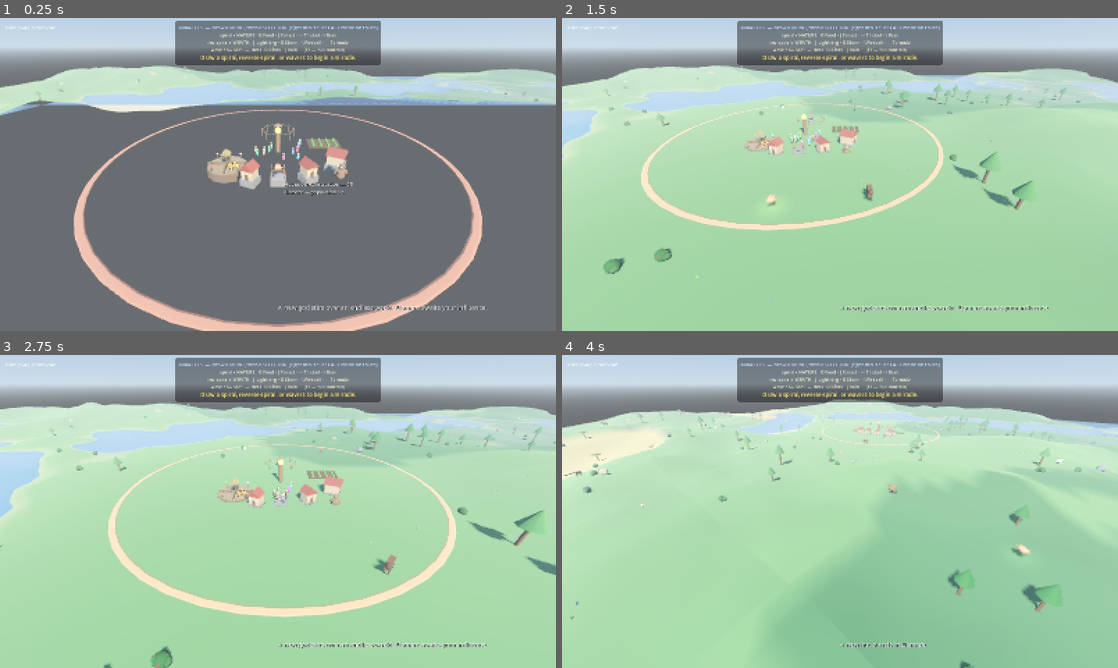
Above: before the commit, frames 1-4 (two rows, left to right).
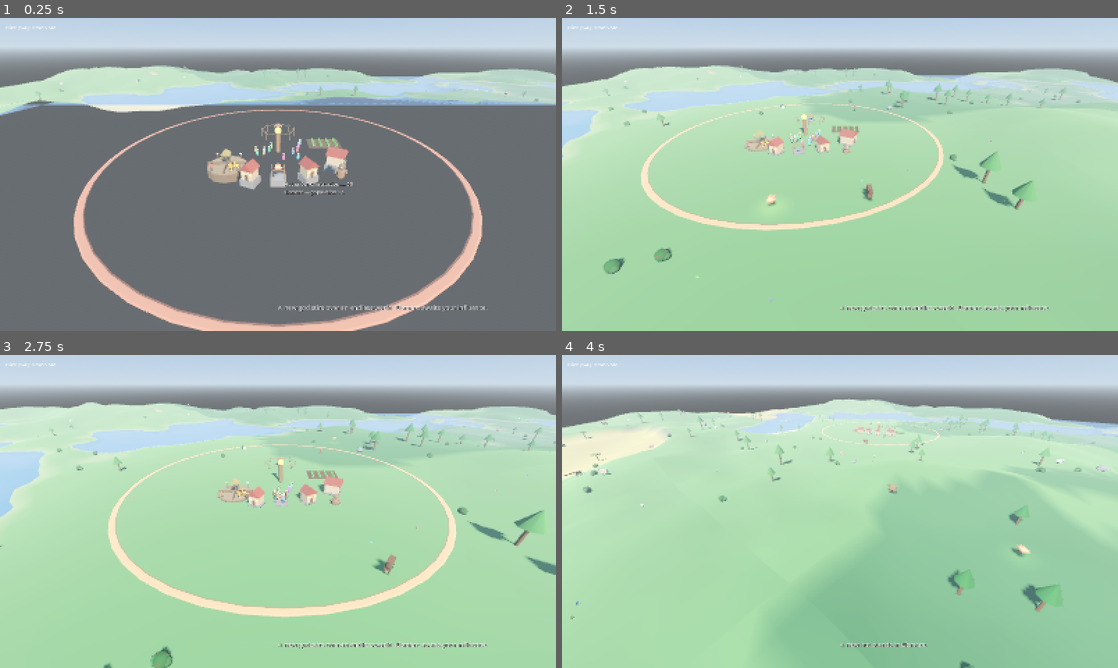
Above: after the commit, the same moments.

Repository: tjloman/tjloman
Game: Godot game, scene res://scenes/main.tscn
The game is run twice, just before and just after one commit, with the same random seed, the same clock (stepped at 60 frames per second) and the same inputs.
Inputs (mouse positions are in pixels of both pictures, inside the frame that each line leads up to):
- Up to frame 1 (0.25 s): no input
- Up to frame 2 (1.5 s): move the mouse to (962, 158) at 0.52 s; hold Right 0.53-1.25 s; hold S (cam_back) 0.53-1.25 s; click (962, 158) at 0.67 s; drag from (728, 190) to (812, 237) at 1.27 s
- Up to frame 3 (2.75 s): move the mouse to (333, 442) at 2.02 s; hold Right from 2.03 s (still down); hold A (cam_left) from 2.03 s (still down); click (333, 442) at 2.17 s
- Up to frame 4 (4 s): release Right at 2.75 s; release A (cam_left) at 2.75 s; drag from (812, 574) to (673, 464) at 2.77 s; move the mouse to (1006, 558) at 3.52 s; hold Left from 3.53 s (still down); hold Q (cam_rotate_left) from 3.53 s (still down); click (1006, 558) at 3.67 s

The runs differ from the first frame. In frame 1, 5.2% of the frame differs, in the area x 31-69%, y 0-16%; in frame 2, 5.2%; in frame 3, 5.2%; in frame 4, 5.2%.

Commit message:
Store bundles (grab many at once); miracle guide only shows while casting
Store batch withdraw: one grab of a storehouse quarter now pulls a whole
armful — up to 10 units — as a single carriable bundle (FoodItem/ResourceItem
gained a `count`), scaled up a bit and hover-labelled "×N". Dropping or
throwing it onto a store banks all N. No per-unit tapping, no extra GUI — the
touch-friendly answer to moving resources in bulk.

Miracle guide decluttered: the MIRACLES panel at the top is hidden by default
and only appears while you're actually casting — CAST mode on touch, or the
right mouse button held on desktop — lingering ~5s after (and whenever a cast
hint fires) so the last step stays readable, then tucking away.

Co-Authored-By: Claude Opus 4.8 <noreply@anthropic.com>
Claude-Session: https://claude.ai/code/session_01NqBKfyc5c6bViy6kUi2S7P

Diff:
--- a/scripts/ui/hud.gd
+++ b/scripts/ui/hud.gd
@@ -16,6 +16,8 @@
 var _message_label: Label
 var _message_timer := 0.0
 var _help_panel: PanelContainer
+var _miracle_panel: PanelContainer
+var _miracle_show := 0.0   # seconds the miracle panel stays up
 var _cast_label: Label
 var _creature_panel: PanelContainer
 var _creature_label: Label
@@ -60,6 +62,8 @@
 ## noise of the world (world announcements go elsewhere and can't erase it).
 func _build_miracle_panel() -> void:
 	var panel := PanelContainer.new()
+	_miracle_panel = panel
+	panel.visible = false   # shown only while casting (see _process)
 	panel.set_anchors_and_offsets_preset(
 		Control.PRESET_CENTER_TOP, Control.PRESET_MODE_MINSIZE, 8)
 	panel.grow_horizontal = Control.GROW_DIRECTION_BOTH
@@ -286,11 +290,29 @@
 	_hover_label.position = _hover_label.get_viewport().get_mouse_position() + Vector2(18, 18)
 
 	_update_creature_panel()
+	_update_miracle_panel(delta)
 
 	if _message_timer > 0.0:
 		_message_timer -= delta
 		if _message_timer <= 0.0:
 			_message_label.text = ""
+
+
+## The miracle guide is only up while you're actually casting: on touch, when
+## CAST mode is on; on desktop, while the right mouse button is held. Either
+## way it lingers ~5s after (and whenever a cast hint fires) so you can read
+## the last step, then tucks itself away to keep the screen clean.
+func _update_miracle_panel(delta: float) -> void:
+	var active := false
+	if DisplayServer.is_touchscreen_available():
+		active = divine_hand != null and divine_hand.cast_mode
+	else:
+		active = Input.is_mouse_button_pressed(MOUSE_BUTTON_RIGHT)
+	if active:
+		_miracle_show = 5.0
+	else:
+		_miracle_show = maxf(_miracle_show - delta, 0.0)
+	_miracle_panel.visible = _miracle_show > 0.0
 
 
 ## Shown only while the camera is LOCKED onto the creature. Its stats live
@@ -327,6 +349,7 @@
 func _on_cast_hint(text: String) -> void:
 	if _cast_label != null:
 		_cast_label.text = text
+	_miracle_show = maxf(_miracle_show, 5.0)  # keep the guide up to read this step
 
 
 func _unhandled_input(event: InputEvent) -> void:
--- a/scripts/world/food_item.gd
+++ b/scripts/world/food_item.gd
@@ -12,6 +12,7 @@
 var food_type := FoodType.PLANT
 var meat_name := "mutton"
 var is_human_meat := false
+var count := 1  # a bundle: this many units in one carriable
 
 
 func _init() -> void:
@@ -44,6 +45,10 @@
 		_build_fish()
 	else:
 		_build_meat()
+
+	# A bigger bundle looks bigger (a whole armful when grabbed en masse).
+	if count > 1:
+		scale = Vector3.ONE * clampf(1.0 + (count - 1) * 0.05, 1.0, 1.7)
 
 
 ## A bound sheaf of grain: golden bundle, darker tie, splayed tips.
@@ -86,8 +91,9 @@
 
 
 func hover_text() -> String:
+	var tail := " ×%d" % count if count > 1 else ""
 	if food_type == FoodType.PLANT:
-		return "Sheaf of grain"
+		return "Sheaf of grain" + tail
 	if is_human_meat:
-		return "Meat (of unspeakable origin)"
-	return "Meat (%s)" % meat_name
+		return "Meat (of unspeakable origin)" + tail
+	return "Meat (%s)%s" % [meat_name, tail]
--- a/scripts/world/food_store.gd
+++ b/scripts/world/food_store.gd
@@ -12,6 +12,7 @@
 
 const PLATFORM_RADIUS := 3.4
 const MAX_SHOWN := 12  # per resource; hover for exact counts
+const WITHDRAW_BUNDLE := 10  # units pulled per grab (a whole armful)
 
 const GRAIN_COLOR := Color(0.9, 0.6, 0.2)
 const MEAT_COLOR := Color(0.72, 0.22, 0.18)
@@ -107,14 +108,16 @@
 				and Time.get_ticks_msec() < int(rb.get_meta("no_deposit_until")):
 			continue  # freshly withdrawn: give the hand time to carry it off
 		if rb is FoodItem:
-			add((rb as FoodItem).food_type, 1)
+			var f := rb as FoodItem
+			add(f.food_type, maxi(f.count, 1))  # a bundle banks all its units
 			rb.queue_free()
 			_thank_the_giver()
 		elif rb is ResourceItem:
-			if (rb as ResourceItem).kind == "lumber":
-				add_lumber(1)
+			var r := rb as ResourceItem
+			if r.kind == "lumber":
+				add_lumber(maxi(r.count, 1))
 			else:
-				add_stone(1)
+				add_stone(maxi(r.count, 1))
 			rb.queue_free()
 			_thank_the_giver()
 
@@ -133,33 +136,44 @@
 func withdraw_at(world_point: Vector3) -> RigidBody3D:
 	var local := to_local(world_point)
 	var item: RigidBody3D = null
+	# One grab pulls a whole armful — up to WITHDRAW_BUNDLE units at once as a
+	# single carriable (no fiddly per-unit tapping on touch).
 	if local.x >= 0.0 and local.z >= 0.0:
-		if plant_food > 0:
-			plant_food -= 1
-			item = FoodItem.new()
+		var n := mini(plant_food, WITHDRAW_BUNDLE)
+		if n > 0:
+			plant_food -= n
+			var f := FoodItem.new()
+			f.count = n
+			item = f
 		else:
 			GameState.announce("The grain quarter is empty.")
 	elif local.x < 0.0 and local.z >= 0.0:
-		if meat_food > 0:
-			meat_food -= 1
+		var n := mini(meat_food, WITHDRAW_BUNDLE)
+		if n > 0:
+			meat_food -= n
 			var f := FoodItem.new()
 			f.food_type = FoodItem.FoodType.MEAT
+			f.count = n
 			item = f
 		else:
 			GameState.announce("The meat quarter is empty.")
 	elif local.x < 0.0 and local.z < 0.0:
-		if lumber > 0:
-			lumber -= 1
+		var n := mini(lumber, WITHDRAW_BUNDLE)
+		if n > 0:
+			lumber -= n
 			var r := ResourceItem.new()
 			r.kind = "lumber"
+			r.count = n
 			item = r
 		else:
 			GameState.announce("The lumber quarter is empty.")
 	else:
-		if stone > 0:
-			stone -= 1
+		var n := mini(stone, WITHDRAW_BUNDLE)
+		if n > 0:
+			stone -= n
 			var r := ResourceItem.new()
 			r.kind = "stone"
+			r.count = n
 			item = r
 		else:
 			GameState.announce("The stone quarter is empty.")
--- a/scripts/world/resource_item.gd
+++ b/scripts/world/resource_item.gd
@@ -6,6 +6,7 @@
 ## whichever storehouse it comes to rest on.
 
 var kind := "lumber"  # or "stone"
+var count := 1        # a bundle: this many units in one carriable
 
 
 func _init() -> void:
@@ -37,6 +38,11 @@
 		add_child(Util.box(Vector3(0.5, 0.4, 0.45), Color(0.55, 0.54, 0.56)))
 		add_child(Util.box(Vector3(0.3, 0.22, 0.28), Color(0.5, 0.49, 0.52), Vector3(0.05, 0.3, 0)))
 
+	# A bigger bundle looks bigger (a stacked armful).
+	if count > 1:
+		scale = Vector3.ONE * clampf(1.0 + (count - 1) * 0.05, 1.0, 1.7)
+
 
 func hover_text() -> String:
-	return "%s — drop it on a storehouse to store it" % kind.capitalize()
+	var tail := " ×%d" % count if count > 1 else ""
+	return "%s%s — drop it on a storehouse to store it" % [kind.capitalize(), tail]
